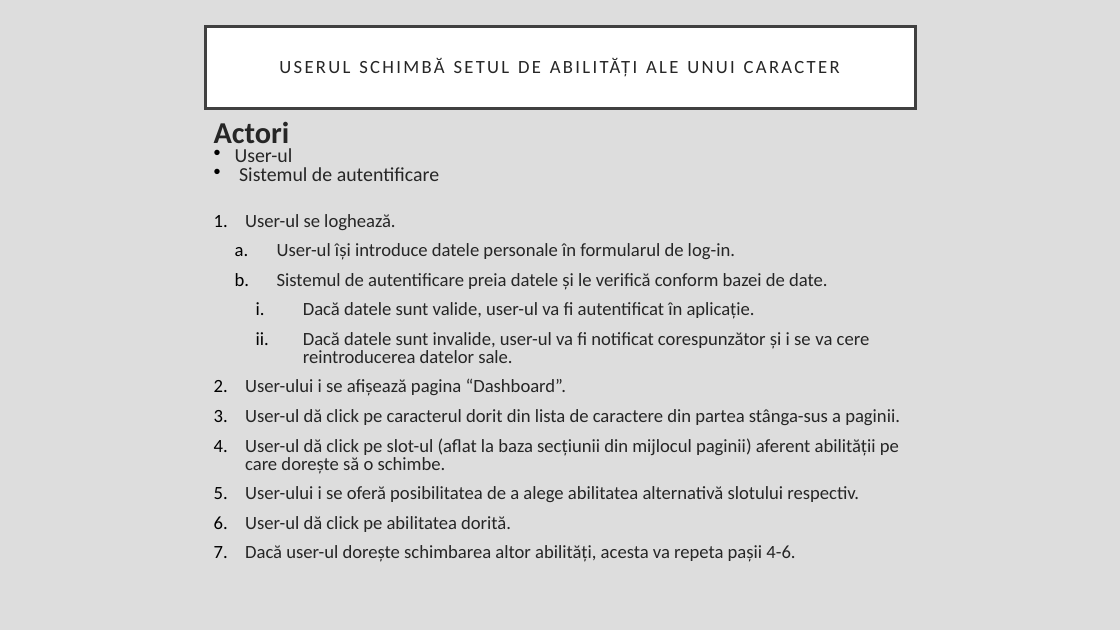
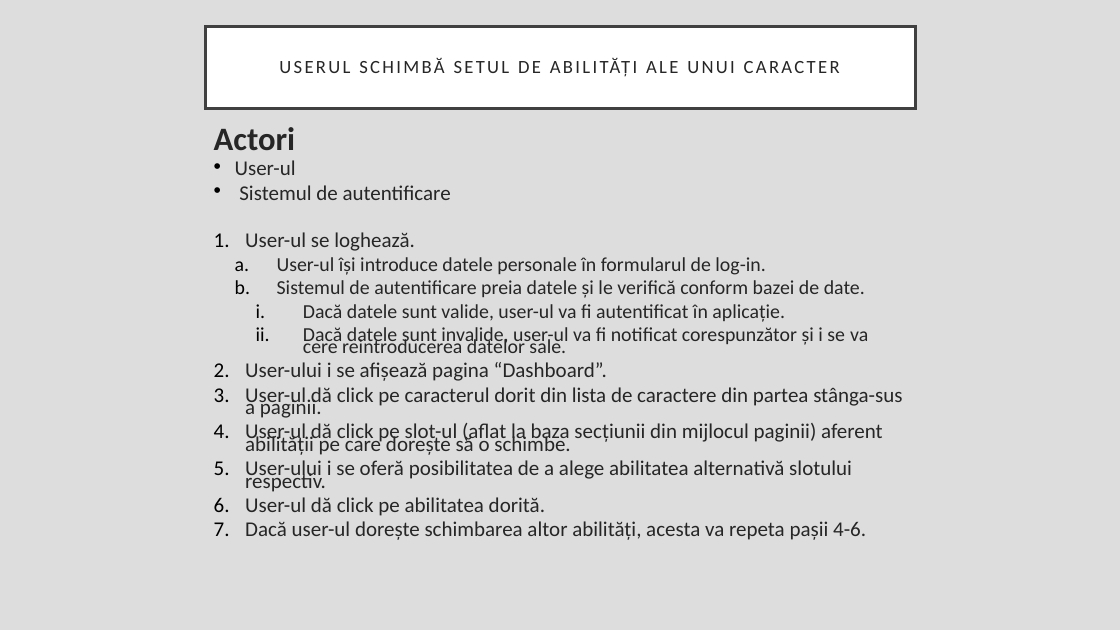
Before and after one commit to chircancristi/rpgANCOWE, a slide deck: slide 17 of presentation/Project architecture.odp. Drawn at 1120x630 pixels with LibreOffice and Linux fonts; fonts in the diff are those of the drawing. Boxes give left, top, right and bottom in pixels: in the first picture for what was removed or moved away, otherwise in the second. Text is boxed around its words. In the diff, an @@ line names an element or a change of style, - is before the commit and + after.

```diff
--- a/presentation/Project architecture.odp
+++ b/presentation/Project architecture.odp
@@ text "Actori" at bbox=[214, 127, 902, 540]: size 26 to 28 pt in "Actori"; size 17 to 18 pt in "User-ul", "Sistemul de autentificare"; size 16 to 18 pt in "User-ul se loghează.", "User-ului i se afișează pagina “Dashboard”.", "User-ul dă click pe caracterul dorit din ...", "User-ul dă click pe slot-ul (aflat la ..." and 3 more places; size 16 to 17 pt in "User-ul își introduce datele personale în formularul ...", "Sistemul de autentificare preia datele și le ...", "Dacă datele sunt valide, user-ul va fi ...", "Dacă datele sunt invalide, user-ul va fi ..."; line spacing 0.3 to 0.5; line spacing 0.8 to 0.5 @@
```
Also in this commit, not shown: 3 other slides changed, 37 other files.
